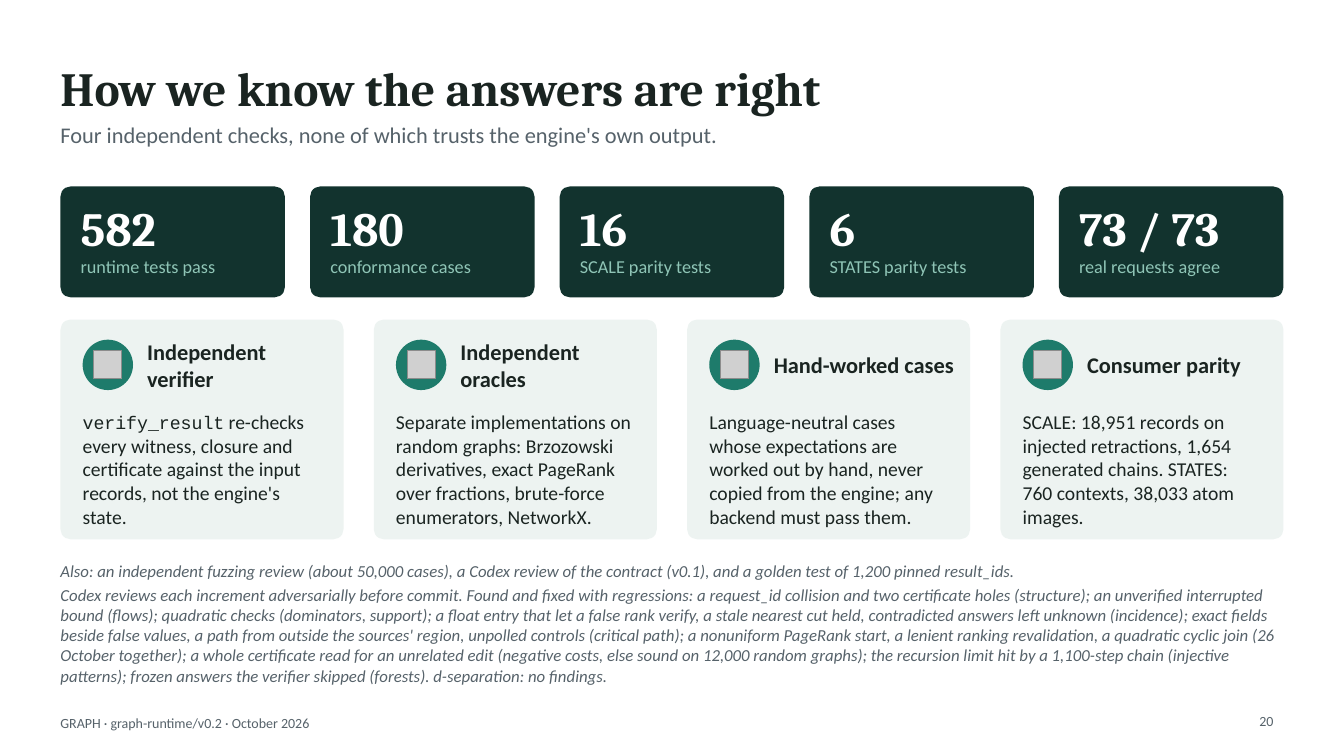
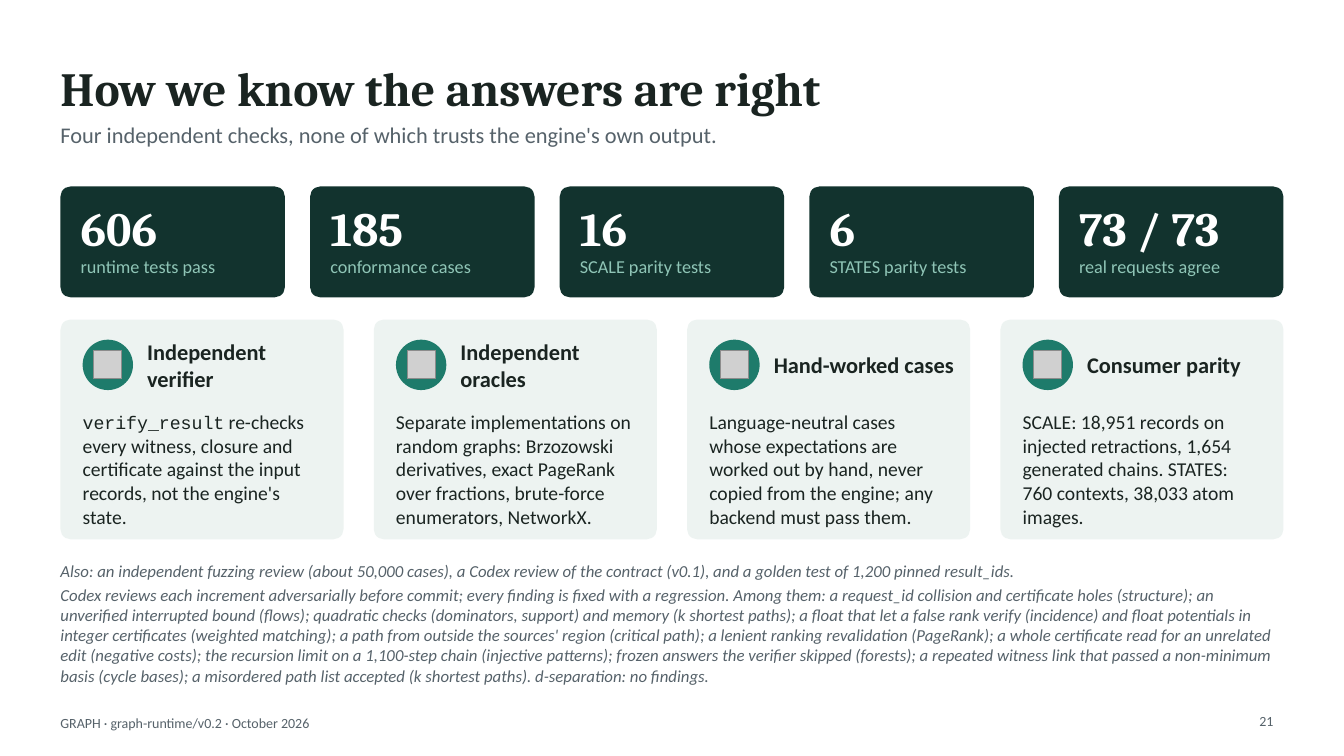
Before and after one commit to hlxin/graph, a slide deck: slide 21 of docs/GRAPH_slides.pptx (slide 20 before the commit). Drawn at 1344x756 pixels with LibreOffice and Linux fonts; fonts in the diff are those of the drawing; grey boxes stand for pictures. Boxes give left, top, right and bottom in pixels: in the first picture for what was removed or moved away, otherwise in the second. Text is boxed around its words. In the diff, an @@ line names an element or a change of style, - is before the commit and + after.

```diff
--- a/docs/GRAPH_slides.pptx
+++ b/docs/GRAPH_slides.pptx
@@ text at bbox=[81, 213, 158, 247]: text changed @@
-582
+606
@@ text at bbox=[330, 213, 403, 247]: text changed @@
-180
+185
@@ text at bbox=[60, 589, 1271, 685]: text changed @@
-Codex reviews each increment adversarially before commit. Found and fixed with regressions: a request_id collision and two certificate holes (structure); an unverified interrupted bound (flows); quadratic checks (dominators, support); a float entry that let a false rank verify, a stale nearest cut held, contradicted answers left unknown (incidence); exact fields beside false values, a path from outside the sources' region, unpolled controls (critical path); a nonuniform PageRank start, a lenient ranking revalidation, a quadratic cyclic join (26 October together); a whole certificate read for an unrelated edit (negative costs, else sound on 12,000 random graphs); the recursion limit hit by a 1,100-step chain (injective patterns); frozen answers the verifier skipped (forests). d-separation: no findings.
+Codex reviews each increment adversarially before commit; every finding is fixed with a regression. Among them: a request_id collision and certificate holes (structure); an unverified interrupted bound (flows); quadratic checks (dominators, support) and memory (k shortest paths); a float that let a false rank verify (incidence) and float potentials in integer certificates (weighted matching); a path from outside the sources' region (critical path); a lenient ranking revalidation (PageRank); a whole certificate read for an unrelated edit (negative costs); the recursion limit on a 1,100-step chain (injective patterns); frozen answers the verifier skipped (forests); a repeated witness link that passed a non-minimum basis (cycle bases); a misordered path list accepted (k shortest paths). d-separation: no findings.
@@ page number at bbox=[1259, 717, 1273, 726]: text changed @@
-20
+21
```
Also in this commit, not shown: 10 other slides changed, 1 slide added, 3 other files.
